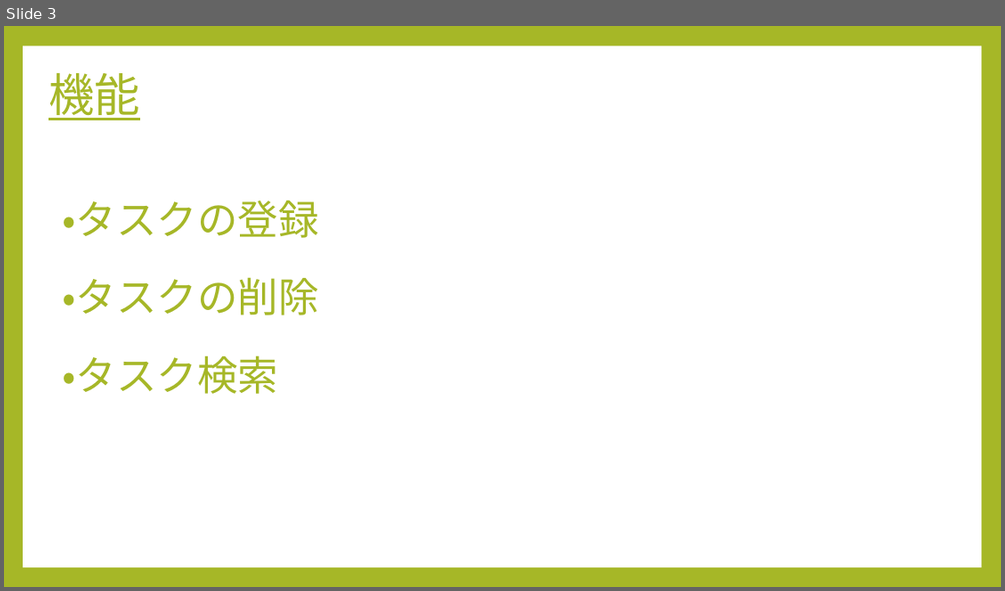
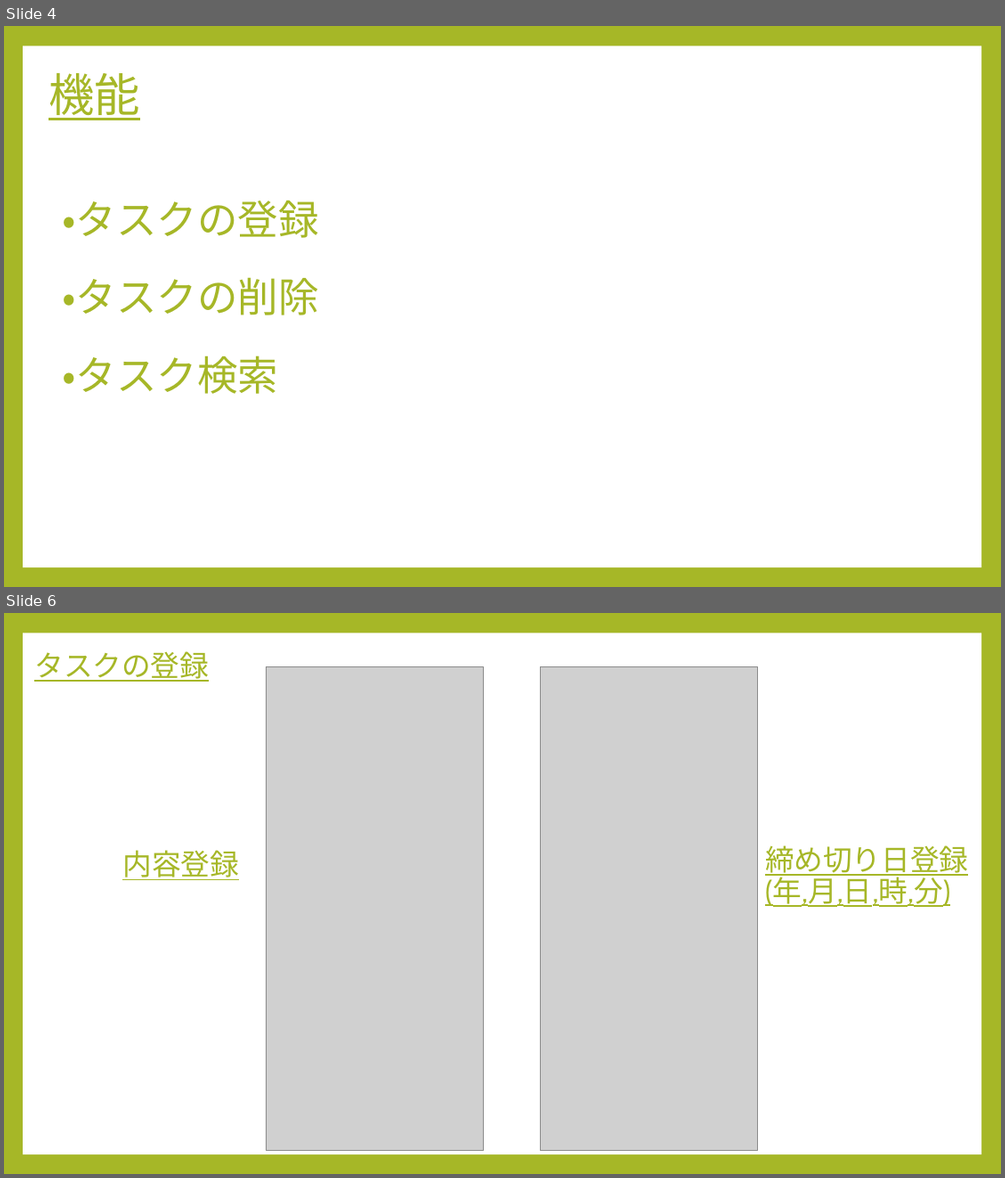
Before and after one commit to nikaidouyuuta/flutter_application_1, a slide deck: pawapo_todo.pptx. Shown one above the other, each under a label of ours: slide 3 before the commit, slides 4 and 6 after it; the slides between them are not shown. The pictures are 1005x591 and 1005x1178 pixels, drawn with LibreOffice and Linux fonts; fonts in the diff are those of the drawing; grey boxes stand for pictures. Boxes give left, top, right and bottom in pixels: in the first picture for what was removed or moved away, otherwise in the second. Text is boxed around its words. In the diff, an @@ line names an element or a change of style, - is before the commit and + after.

```diff
--- a/pawapo_todo.pptx
+++ b/pawapo_todo.pptx
@@ slide 6 added at [4,613,1001,1174], background #A6B727; not listed: 1 template element that a slide beside it also shows @@
@@ title added at [34,651,209,682], 28 pt, text #A6B727, underline @@
+タスクの登録
@@ picture added at [266,666,484,1150] @@
@@ picture added at [540,666,758,1150] @@
@@ text added at [122,850,239,880], 28 pt, text #A6B727, underline @@
+内容登録
@@ text added at [765,845,968,907], 28 pt, text #A6B727, underline @@
+締め切り日登録
+(年,月,日,時,分)
@@ what was slide 3 is now slide 4 @@
```
Also in this commit, not shown: 1 slide changed, 6 other slides added, 2 slides removed, 11 other files.
